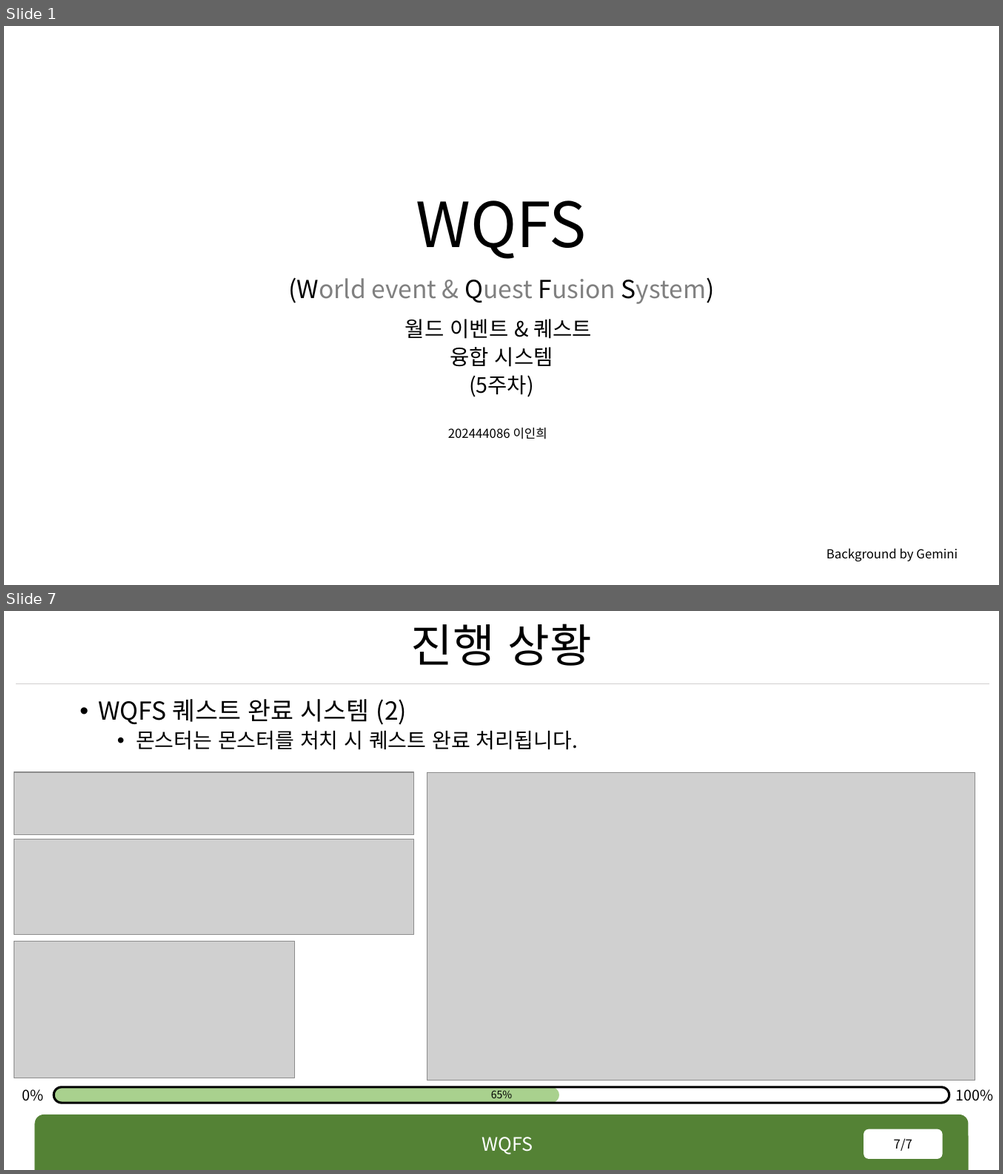
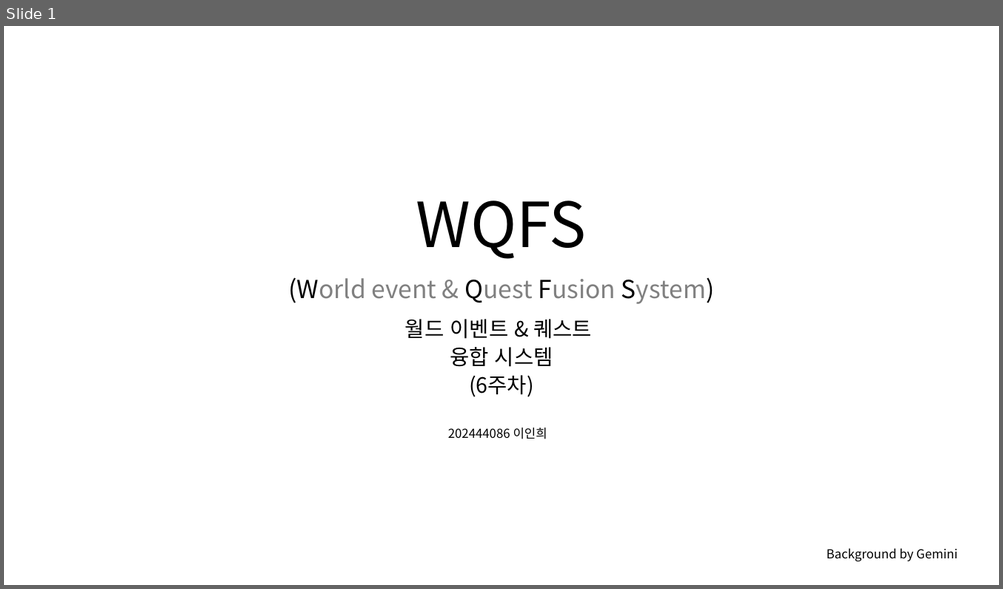
Before and after one commit to rennOobayashi/WQFS, a slide deck: WQFS.pptx. Shown one above the other, each under a label of ours: slides 1 and 7 before the commit, slide 1 after it; the slides between them are not shown. The pictures are 1003x1174 and 1003x589 pixels, drawn with LibreOffice and Linux fonts; fonts in the diff are those of the drawing; grey boxes stand for pictures; background and template pictures are left out. Boxes give left, top, right and bottom in pixels: in the first picture for what was removed or moved away, otherwise in the second. Text is boxed around its words. In the diff, an @@ line names an element or a change of style, - is before the commit and + after.

Commit message:
ppt

```diff
--- a/WQFS.pptx
+++ b/WQFS.pptx
@@ slide 7 removed at (x1=4, y1=611, x2=999, y2=1170), background #FFFFFF @@
@@ title removed at (x1=411, y1=624, x2=591, y2=666) @@
-진행 상황
@@ line removed from (16, 684) to (990, 684) @@
@@ text removed at (x1=99, y1=699, x2=578, y2=750) @@
-• WQFS 퀘스트 완료 시스템 (2)
-  • 몬스터는 몬스터를 처치 시 퀘스트 완료 처리됩니다.
@@ picture removed at (x1=14, y1=772, x2=413, y2=834) @@
@@ picture removed at (x1=427, y1=772, x2=975, y2=1080) @@
@@ picture removed at (x1=14, y1=840, x2=413, y2=935) @@
@@ picture removed at (x1=14, y1=942, x2=294, y2=1078) @@
@@ text removed at (x1=22, y1=1090, x2=44, y2=1102) @@
-0%
@@ rounded rectangle removed at (x1=54, y1=1088, x2=559, y2=1103) @@
@@ rounded rectangle removed at (x1=54, y1=1088, x2=949, y2=1103) @@
@@ text removed at (x1=491, y1=1091, x2=512, y2=1102) @@
-65%
@@ text removed at (x1=956, y1=1090, x2=993, y2=1102) @@
-100%
@@ round same rect removed at (x1=34, y1=1116, x2=968, y2=1170) @@
@@ text removed at (x1=481, y1=1137, x2=532, y2=1155) @@
-WQFS
@@ page number removed at (x1=864, y1=1130, x2=942, y2=1159) @@
-7/7
@@ slide 1 changed as well @@
@@ text at (x1=469, y1=375, x2=534, y2=397): text changed @@
-(5주차)
+(6주차)
```
Also in this commit, not shown: 1 other slide changed, 2 slides added, 4 other slides removed, 8 other files.
